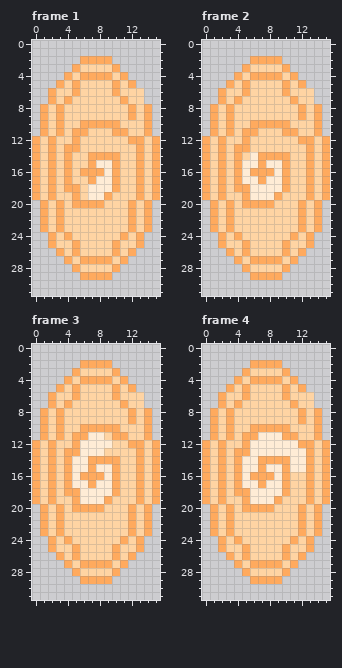
Edited in one commit: pixel-art file (assets/portal.aseprite). The picture above is the old version.
16x32 pixels, 22 frames. Shown: frame 1, frame 2, frame 3, frame 4. The commit also changed other frames, which this record leaves out.
And afterwards:
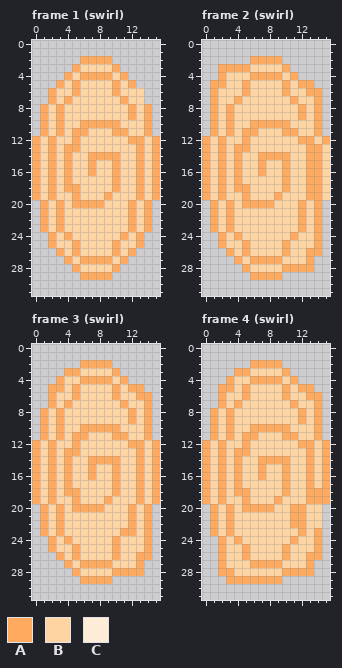
Palette (. is transparent): A #ffaa5e  B #ffd4a3  C #ffecd6
Difference:
--- frame 1 (swirl)
@@ x 4..11 @@
 14 ABBAAAAB
-15 ABBACCAB
-16 ABAAACAB
-17 ABBACCAB
-18 AABCCCAB
-19 BABCCABB
+15 ABBABBAB
+16 ABBABBAB
+17 ABBBBBAB
+18 AABBBBAB
+19 BABBBABB
 20 BAAAABBB
--- frame 2 (swirl)
@@ x 0..15 @@
  2 ......AAAA......
- 3 .....ABBBBA.....
- 4 ....ABAAAABA....
- 5 ...ABABBBBABA...
- 6 ..ABBABBBBABBB..
- 7 ..ABABBBBBBABB..
+ 3 ..AAAABBBBA.....
+ 4 ..ABBBAAAABA....
+ 5 .AABBABBBBABAA..
+ 6 .ABBBABBBBABBAA.
+ 7 .ABBABBBBBBABBA.
  8 .ABABBBBBBBBABA.
@@ x 0..15 @@
 12 ABABBABBBBBBAABA
-13 ABABAABBBBBBBABA
-14 ABABABCAAAABBABA
-15 ABABACCACCABBABA
-16 ABABACAAACABBABA
-17 ABABACCACCABBABA
-18 ABABAACCCCABBABA
-19 ABABBACCCABBBABA
+13 ABABAABBBBBBBAAB
+14 ABABABBAAAABBAAB
+15 ABABABBABBABBAAB
+16 ABABABBABBABBAAB
+17 ABABABBBBBABBAAB
+18 ABABAABBBBABBAAB
+19 ABABBABBBABBBAAB
 20 .ABABAAAABBBABA.
@@ x 9..15 @@
 23 BBBABA.
-24 BBABA..
-25 BABBA..
-26 BABA...
-27 ABA....
-28 BA.....
+24 BBABBA.
+25 BABBBA.
+26 BABBAA.
+27 ABBBA..
+28 BAAAA..
 29 A......
--- frame 3 (swirl)
@@ x 0..15 @@
  2 ......AAAA......
- 3 .....ABBBBA.....
- 4 ....ABAAAABA....
- 5 ...ABABBBBABA...
- 6 ..ABBABBBBABBB..
- 7 ..ABABBBBBBABB..
+ 3 ....AABBBBA.....
+ 4 ...ABBAAAABA....
+ 5 ..AABABBBBABAA..
+ 6 ..ABBABBBBABBAA.
+ 7 ..ABABBBBBBABBA.
  8 .ABABBBBBBBBABA.
@@ x 3..11 @@
 10 ABBAAAAAB
-11 ABAACCBAA
-12 BBACCCCBB
-13 BAACCCBBB
-14 BACCAAAAB
-15 BACCACCAB
-16 BACAAACAB
-17 BACCACCAB
-18 BAACCCCAB
-19 BBACCCABB
+11 ABAABBBAA
+12 BBABBBBBB
+13 BAABBBBBB
+14 BABBAAAAB
+15 BABBABBAB
+16 BABBABBAB
+17 BABBBBBAB
+18 BAABBBBAB
+19 BBABBBABB
 20 ABAAAABBB
@@ x 8..15 @@
 22 BBBBABA.
-23 BBBBABA.
-24 BBBABA..
-25 BBABBA..
-26 BBABA...
-27 AABA....
-28 BBA.....
+23 BBBAABA.
+24 BBABBBA.
+25 BBABBBA.
+26 BBABBAA.
+27 AABBBA..
+28 BBAAAA..
 29 AA......
--- frame 4 (swirl)
@@ x 0..15 @@
  2 ......AAAA......
- 3 .....ABBBBA.....
- 4 ....ABAAAABA....
- 5 ...ABABBBBABA...
- 6 ..ABBABBBBABBB..
- 7 ..ABABBBBBBABB..
+ 3 ....AABBBBA.....
+ 4 ...ABBAAAABA....
+ 5 ..AABABBBBABAA..
+ 6 ..ABBABBBBABBAA.
+ 7 ..ABABBBBBBABBA.
  8 .ABABBBBBBBBABA.
@@ x 0..15 @@
 10 .ABABBAAAAABBBA.
-11 .ABABAACCCAABBA.
-12 ABABBACCCCCCAABA
-13 ABABAACCCCCCCABA
-14 ABABACCAAAACCABA
-15 ABABACCACCACCABA
-16 ABABACAAACABBABA
-17 ABABACCACCABBABA
-18 ABABAACCCCABBABA
-19 ABABBACCCABBBABA
-20 .ABABAAAABBBABA.
-21 .ABABBBBBBBBABA.
-22 .ABABBBBBBBBABA.
+11 .ABABAABBBAABBA.
+12 ABABBABBBBBBAABA
+13 ABABAABBBBBBBABA
+14 ABABABBAAAABBABA
+15 ABABABBABBABBABA
+16 ABABABBABBABBABA
+17 ABABABBBBBABBABA
+18 ABABAABBBBABBAAA
+19 ABABBABBBABBBAAA
+20 .ABABAAAABBAABB.
+21 .ABABBBBBBBAABB.
+22 .ABABBBBBBBAABB.
 23 .ABABBBBBBBBABA.
-24 ..ABABBBBBBABA..
-25 ..ABBABBBBABBA..
-26 ...ABABBBBABA...
-27 ....ABAAAABA....
-28 .....ABBBBA.....
-29 ......AAAA......
+24 ..ABABBBBBBABBA.
+25 ..ABBABBBBABBBA.
+26 ..ABBABBBBABBAA.
+27 ..ABBBAAAABBBA..
+28 ..AABBBBBBAAAA..
+29 ...AAAAAAA......
 30 ................
